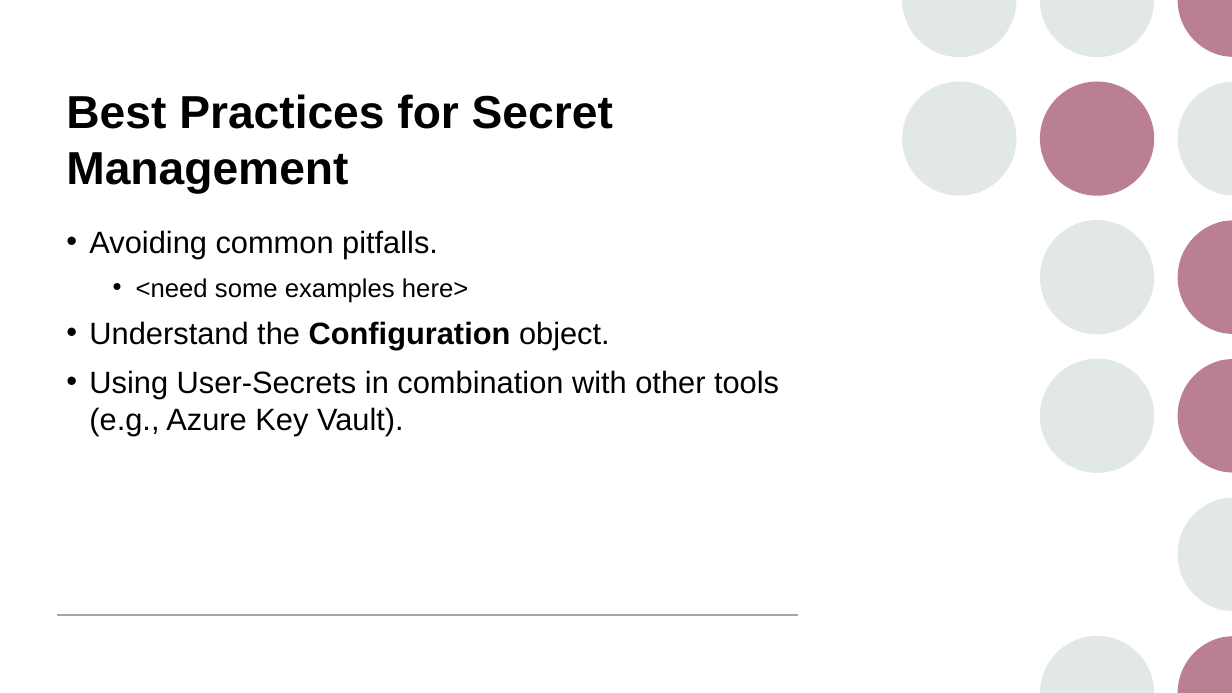
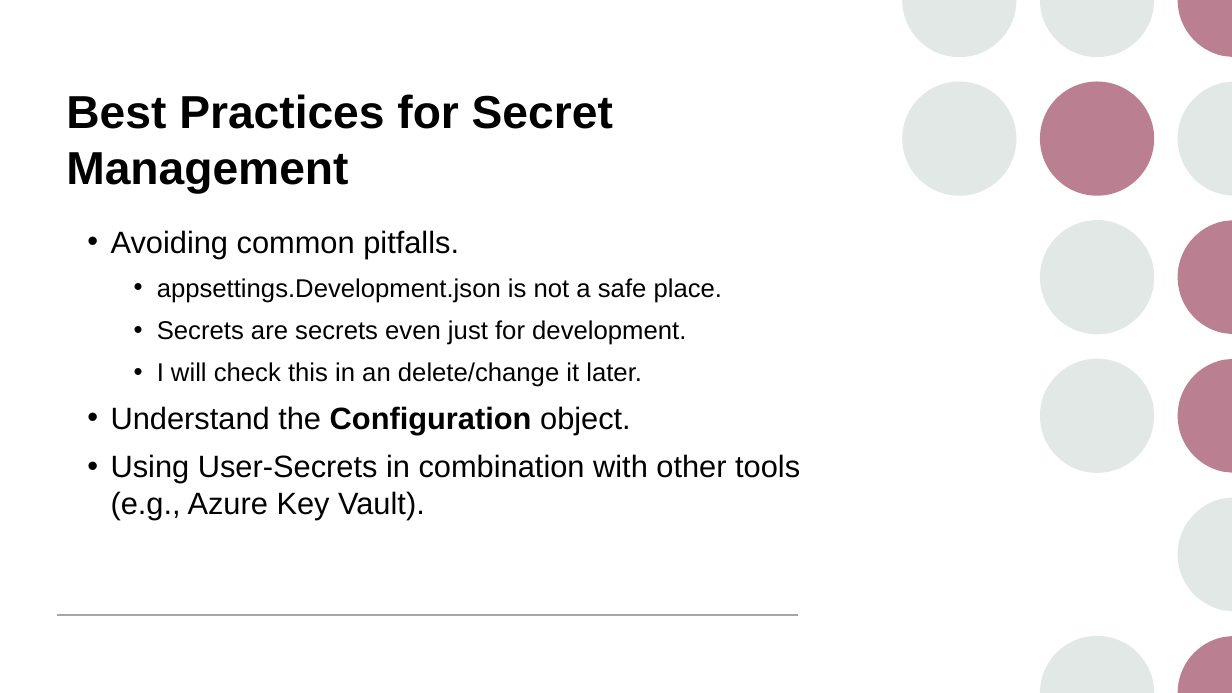
Before and after one commit to pulcher/stop-checking-in-secrets, a slide deck: slide 14 of stop-checking-in-secrets.pptx. Drawn at 1232x693 pixels with LibreOffice and Linux fonts; fonts in the diff are those of the drawing. Boxes give left, top, right and bottom in pixels: in the first picture for what was removed or moved away, otherwise in the second. Text is boxed around its words. In the diff, an @@ line names an element or a change of style, - is before the commit and + after.

```diff
--- a/stop-checking-in-secrets.pptx
+++ b/stop-checking-in-secrets.pptx
@@ text "Avoiding common pitfalls.": place and size @@
-text "Avoiding common pitfalls." at <box>89,230,779,435</box>
+text "Avoiding common pitfalls." at <box>111,230,800,520</box>
@@ text at <box>157,278,723,387</box>: text changed @@
-  • <need some examples here>
+  • appsettings.Development.json is not a safe place.
+  • Secrets are secrets even just for development.
+  • I will check this in an delete/change it later.
```
